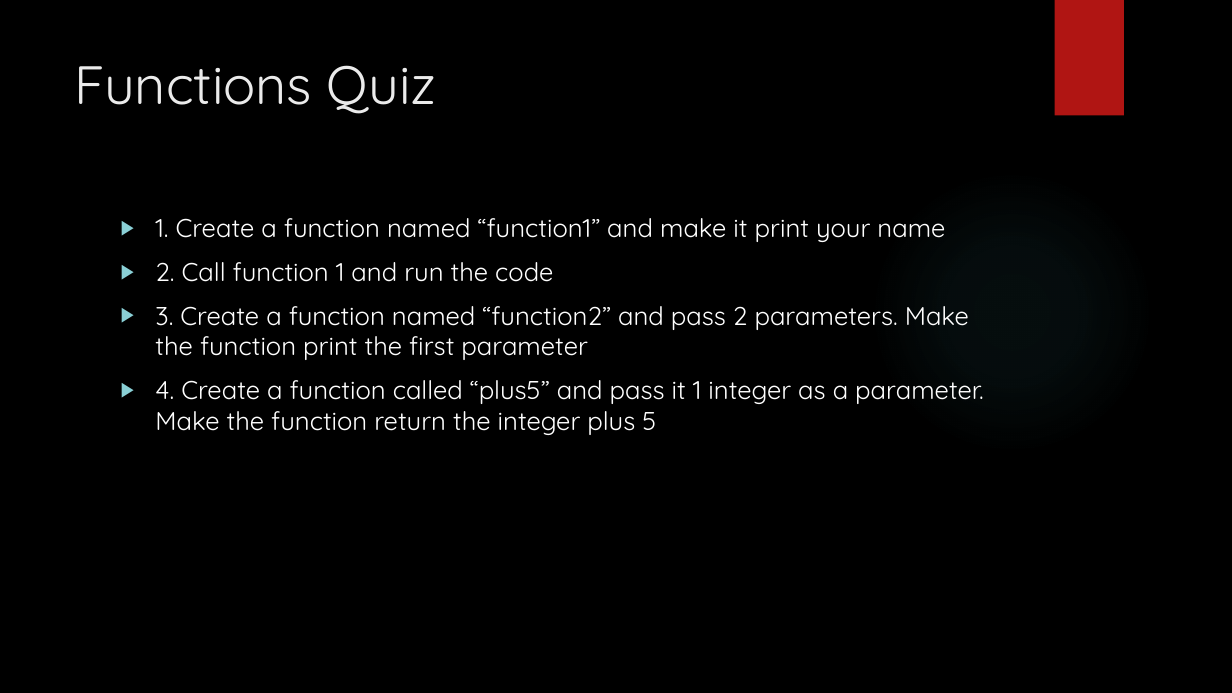
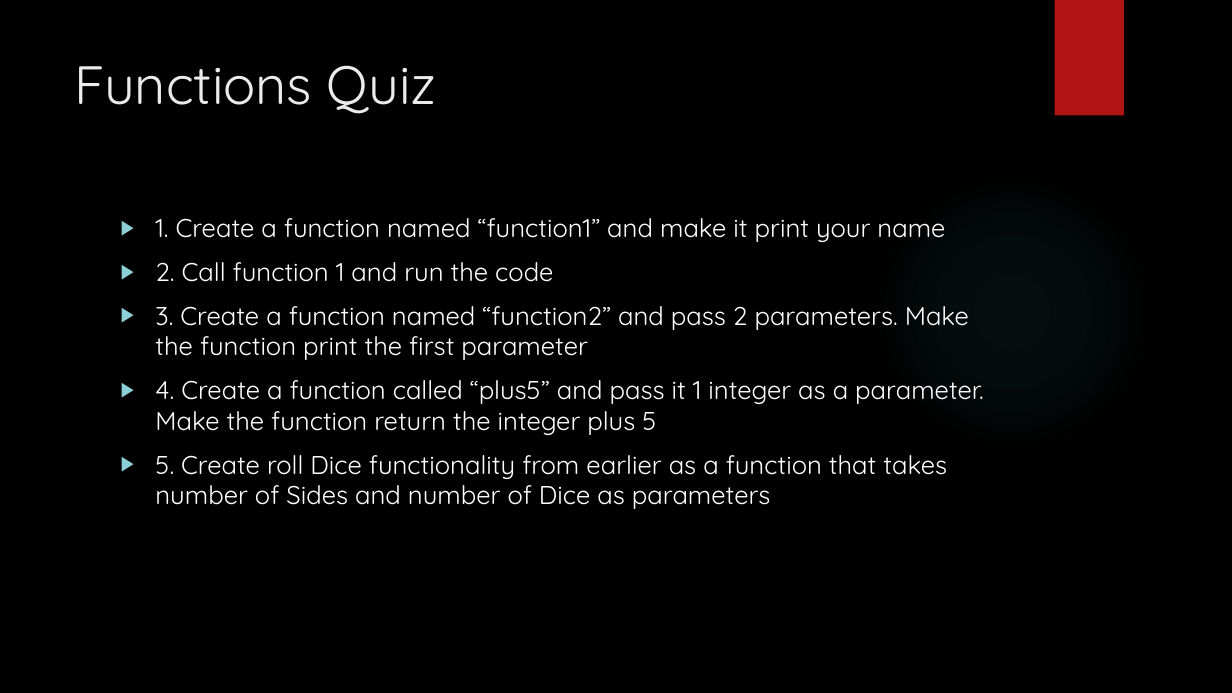
Before and after one commit to siddbose97/pythonWorkshop, a slide deck: slide 66 of pythonpresentation.pptx. Drawn at 1232x693 pixels with LibreOffice and Linux fonts; fonts in the diff are those of the drawing; background and template pictures are left out. Boxes give left, top, right and bottom in pixels: in the first picture for what was removed or moved away, otherwise in the second. Text is boxed around its words. In the diff, an @@ line names an element or a change of style, - is before the commit and + after.

```diff
--- a/pythonpresentation.pptx
+++ b/pythonpresentation.pptx
@@ text at [155, 455, 947, 509]: paragraph added @@
+▶ 5. Create roll Dice functionality from earlier as a function that takes number of Sides and number of Dice as parameters
```
Also in this commit, not shown: 14 other slides changed, 4 other files.
